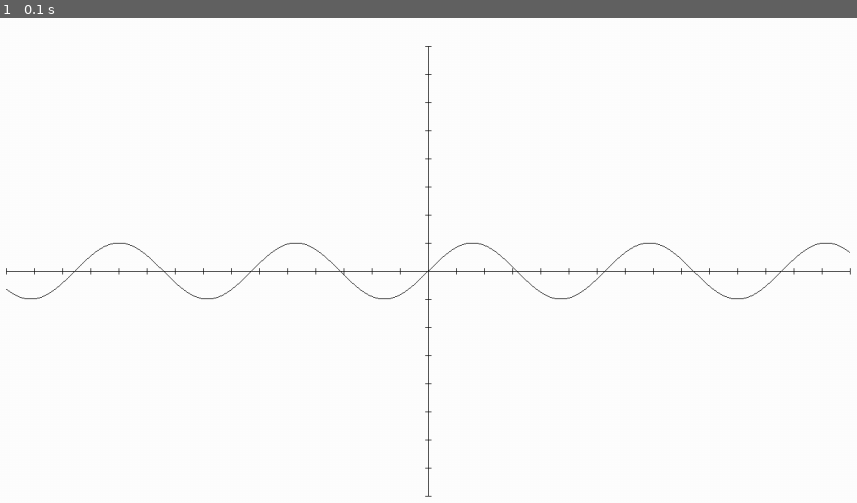
Above: before the commit, frame 1.
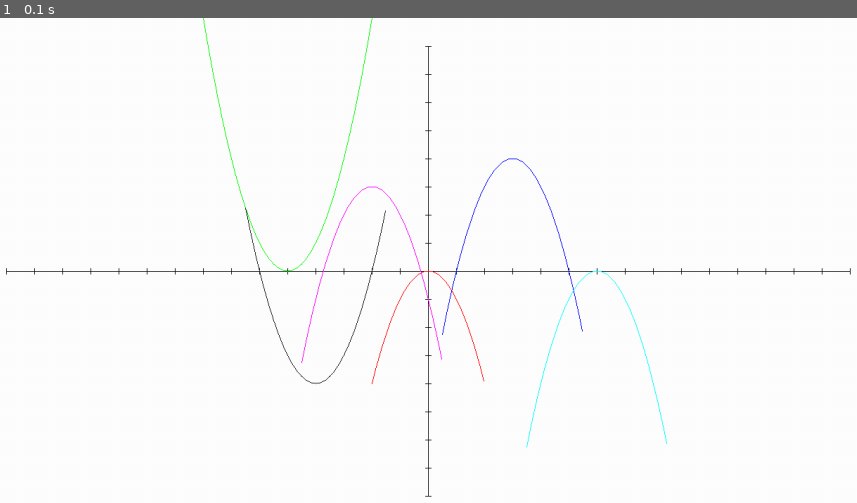
Above: after the commit, the same moment.

Repository: S1riyS/pygame-graph
Game: pygame game, started from run.py
Same seed, same stepped clock (60 frames per second), same inputs: the game is played once before the commit and once after it.
Inputs:
- Up to frame 1 (0.1 s): no input

The runs differ from the first frame. In frame 1, 1.2% of the frame differs, in the area x 0-100%, y 0-89%.

Commit message:
FEATURE: several functions can be displayed

Diff:
--- a/main.py
+++ b/main.py
@@ -6,15 +6,36 @@
 from config import Config
 
 
+class Function(t.NamedTuple):
+    function: t.Callable
+    left_x: t.Optional[float] = None
+    right_x: t.Optional[float] = None
+
+
 class PygameGraph:
-    def __init__(self, function: t.Callable, scale: int):
+    def __init__(
+            self,
+            functions: t.Iterable[Function],
+            scale: int,
+    ):
         pygame.init()
-        self.function = function
+        self.functions = functions
         self.graph_scale = scale
 
         self.WIDTH = Config.WINDOW_WIDTH
         self.HEIGHT = Config.WINDOW_HEIGHT
         self.GRAPH_CENTER = Vector2(self.WIDTH // 2, self.HEIGHT // 2)
+        self.COLORS = (
+            pygame.Color(255, 0, 0),
+            pygame.Color(0, 255, 0),
+            pygame.Color(0, 0, 255),
+            pygame.Color(25, 25, 25),
+            pygame.Color(255, 0, 255),
+            pygame.Color(0, 255, 255),
+            pygame.Color(236, 123, 45),
+            pygame.Color(35, 35, 35),
+            pygame.Color(123, 123, 123),
+        )
 
         self.screen = pygame.display.set_mode((self.WIDTH, self.HEIGHT))
         self.running = True
@@ -37,7 +58,8 @@
 
             self.__normalize_graph_scale()
             self.__draw_coordinate_plane()
-            self.__draw_function()
+            for function, color in zip(self.functions, self.COLORS):
+                self.__draw_function(function, color)
 
             pygame.display.flip()
 
@@ -87,20 +109,25 @@
                 (self.GRAPH_CENTER.x + Config.DIVIDING_STRIPES_WIDTH, strip_y_coordinate),
             )
 
-    def __draw_function(self) -> None:
+    def __draw_function(self, function: Function, color: pygame.Color) -> None:
         """Draws graph of given function"""
         previous_dot_position = None
+        if function.left_x and function.right_x:
+            left_border = round(function.left_x * self.graph_scale)
+            right_border = round(function.right_x * self.graph_scale)
+        else:
+            half_width = ((self.WIDTH - 2 * Config.DIVIDING_STRIPES_OFFSET) // 2)
+            left_border = self.graph_scale * (half_width // self.graph_scale)
+            right_border = -self.graph_scale * (half_width // self.graph_scale)
 
-        half_width = ((self.WIDTH - 2 * Config.DIVIDING_STRIPES_OFFSET) // 2)
-        border = self.graph_scale * (half_width // self.graph_scale)
-
-        for x in range(-border, border):
+        for x in range(left_border, right_border):
             try:
-                graph_dot_offset = Vector2(x, -self.function(x / self.graph_scale) * self.graph_scale)
+                graph_dot_offset = Vector2(x, -function.function(x / self.graph_scale) * self.graph_scale)
                 current_dot_position = self.GRAPH_CENTER + graph_dot_offset
 
-                if previous_dot_position and abs(previous_dot_position.y - current_dot_position.y) < self.HEIGHT:
-                    pygame.draw.line(self.screen, Config.BLACK, previous_dot_position, current_dot_position, 1)
+                if previous_dot_position:
+                    if abs(previous_dot_position.y - current_dot_position.y) < self.HEIGHT:
+                        pygame.draw.line(self.screen, color, previous_dot_position, current_dot_position, 1)
 
                 previous_dot_position = current_dot_position
             except (ValueError, ZeroDivisionError):
--- a/run.py
+++ b/run.py
@@ -1,12 +1,17 @@
 import math
 
-from main import PygameGraph
+from main import PygameGraph, Function
 
-
-def func(x: float) -> float:
-    return math.sin(x)
-
+FUNCTIONS = (
+    Function(function=lambda x: -x ** 2, left_x=-2, right_x=2),
+    Function(function=lambda x: (x + 5) ** 2, left_x=-8, right_x=2),
+    Function(function=lambda x: -(x - 3) ** 2 + 4, left_x=0.5, right_x=5.5),
+    Function(function=lambda x: (x + 4) ** 2 - 4, left_x=-6.5, right_x=-1.5),
+    Function(function=lambda x: -(x + 2) ** 2 + 3, left_x=-4.5, right_x=0.5),
+    Function(function=lambda x: -(x - 6) ** 2, left_x=3.5, right_x=8.5),
+    Function(function=lambda x: math.cos(x))
+)
 
 if __name__ == '__main__':
-    app = PygameGraph(function=func, scale=40)
+    app = PygameGraph(functions=FUNCTIONS, scale=40)
     app.run()
